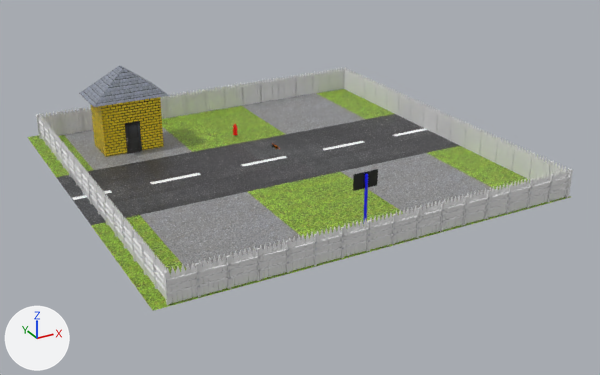
Renders of the glTF model models/brizgalna/brizgalna.gltf from each side of a commit.
Camera for both pictures: a 50 mm camera at (-116.1, -227.6, 103.6) aimed at (6.5, -4.7, -7.9). Arrows for +X, +Y and +Z are at lower left; the lights stay in place. Where no turn or scale is listed for an object, it has been applied to the vertices.

In view in the first picture: 'Doors', 'Fence', 'Grass', 'House', 'Roof'.
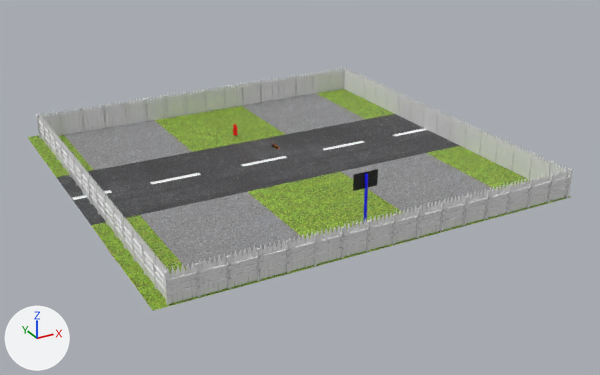
Where the change shows, as pixel boxes [x1, y1, x2, y2] in the pictures (600 x 375 px):
'House', moved (not visible afterwards): before [91, 97, 164, 157]
'Roof', moved (not visible afterwards): before [79, 65, 169, 107]
'Doors', moved (not visible afterwards): before [125, 121, 142, 154]

The edits, one by one:
Object 'House' (ob_house) moves from (-37.0, 40.0, 10.0) to (-37.0, 40.0, -30.0).
Object 'Doors' (ob_doors) moves from (-37.3, 33.5, 5.4) to (-37.0, 33.5, -34.6).
Object 'Roof' (ob_roof) moves from (-37.3, 39.9, 21.5) to (-37.3, 39.9, -18.5).
